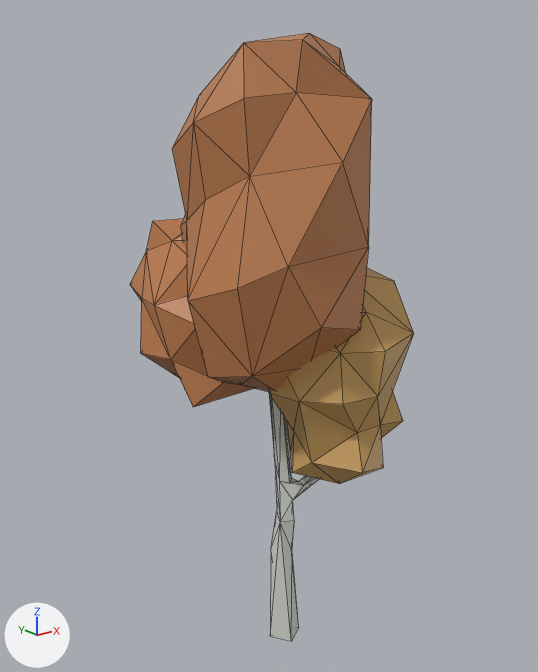
What one commit did to the glTF model assets/models/nature/BirchTree_Autumn_3.lod2.glb.
Both versions are drawn from a 50 mm camera at (-2.96, -3.51, 3.65) aimed at (0.07, 0.27, 2.14). The lights are fixed; the arrows at lower left show +X, +Y and +Z. The picture after the commit comes second. Mesh edges are drawn as thin lines. Vertices at exactly the same position are counted once.

Objects in the first picture: 'BirchTree_Autumn_3'.
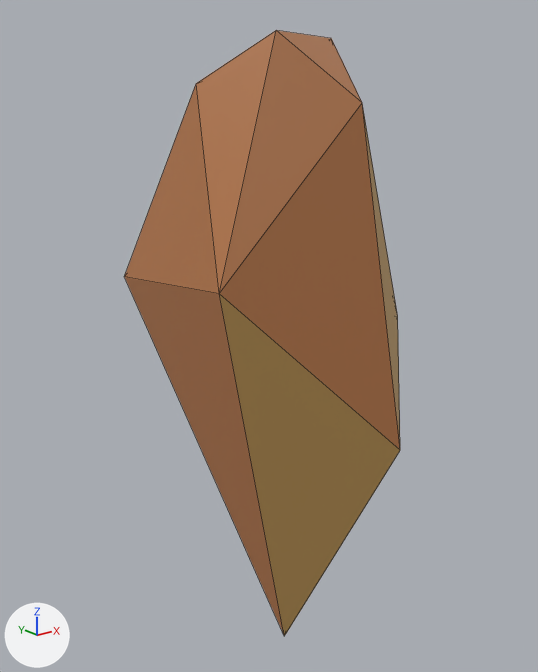
Where the change shows, as pixel boxes [x1, y1, x2, y2] in the pictures (538 x 672 px):
'BirchTree_Autumn_3', reshaped: before [130, 33, 414, 641]; after [124, 30, 400, 636]
part 1 of me_cube_082, rebuilt (38% wider, 69% taller): before [172, 33, 372, 392]; after [124, 30, 400, 636]
part 2 of me_cube_082, deleted: before [269, 394, 319, 641]
part 3 of me_cube_082, deleted (orange): before [130, 219, 254, 407]
part 4 of me_cube_082, deleted (orange): before [269, 268, 414, 484]

The change, as a diff of the scene's bpy script:
```diff
--- a/assets/models/nature/BirchTree_Autumn_3.lod2.glb.py
+++ b/assets/models/nature/BirchTree_Autumn_3.lod2.glb.py
@@ me_cube_082 @@
 # used by ob_birchtree_autumn_3; location = (0.0, 0.0, 0.0)
-me_cube_082.from_pydata(...)  # 224 vertices, 432 faces; spans x -0.76..0.81, y -0.63..1.13, z -0.07..4.02
+me_cube_082.from_pydata(...)  # 10 vertices, 16 faces; spans x -0.72..0.85, y -0.7..1.07, z -0.1..4.02
+# me_cube_082 part 1: the loose piece of 49 vertices spanning x -0.76..0.56, y -0.61..0.62, z 1.89..4.02 is rebuilt with 10 vertices and now spans x -0.72..0.85, y -0.7..1.07, z -0.1..4.02
+# me_cube_082 part 2: the loose piece of 80 vertices spanning x -0.26..0.47, y -0.21..0.6, z -0.07..3.12 is deleted
+# me_cube_082 part 3: the loose piece of 49 vertices spanning x -0.7..0.59, y -0.04..1.13, z 1.73..2.94 is deleted
+# me_cube_082 part 4: the loose piece of 46 vertices spanning x -0.25..0.81, y -0.63..0.38, z 1.3..2.68 is deleted
 me_cube_082.materials.append(mat_white)
```
